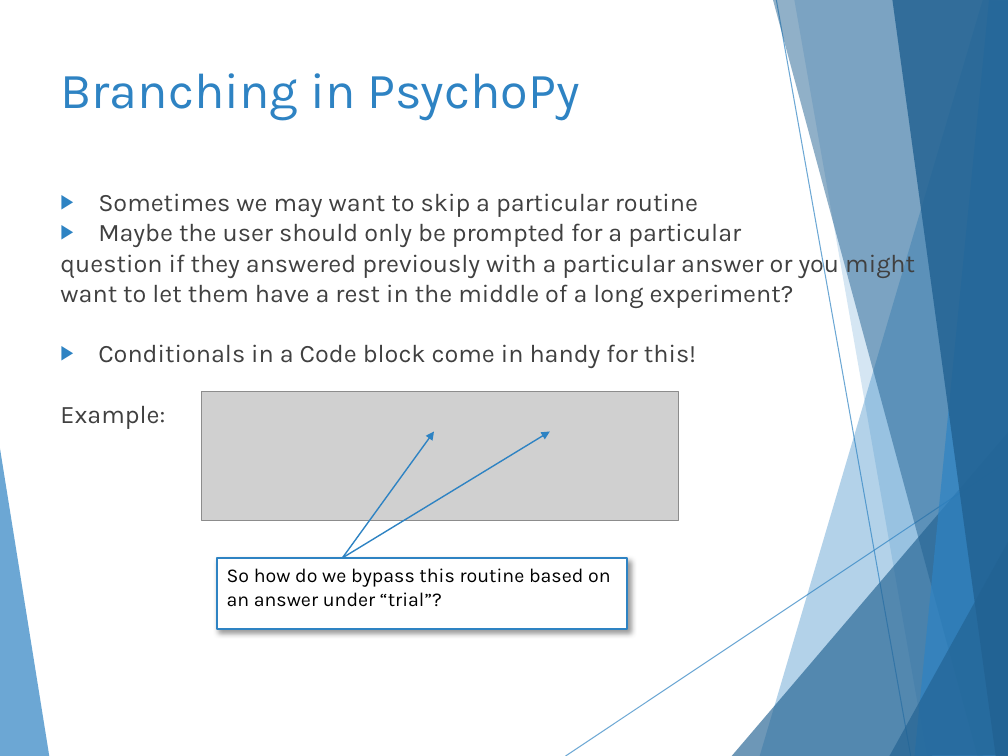
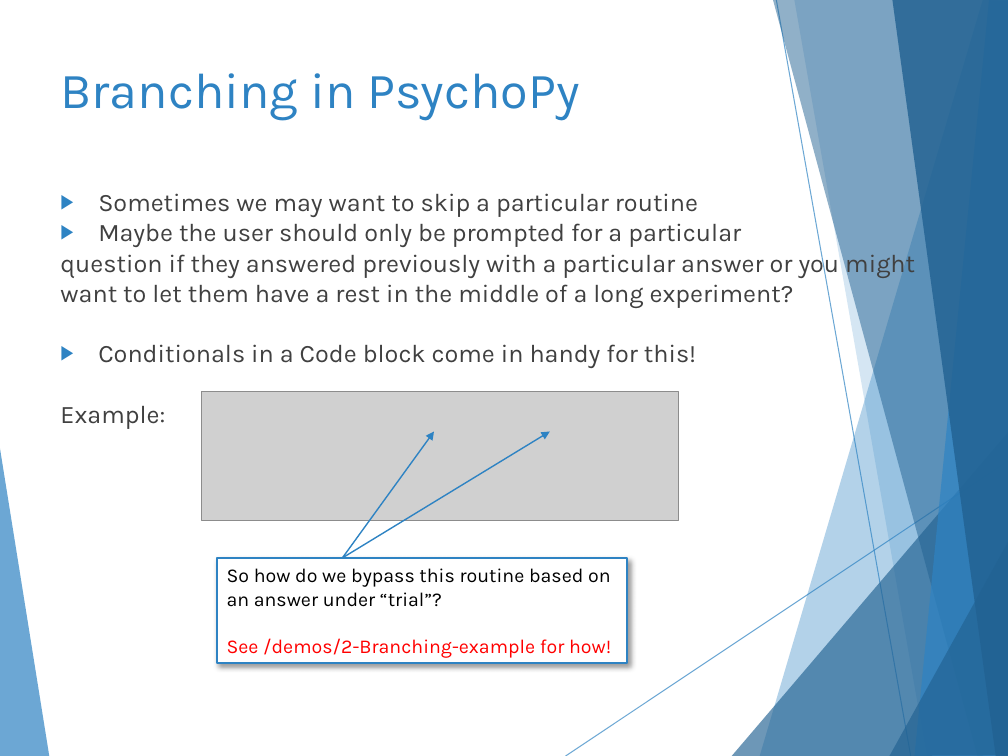
Before and after one commit to hlmpsy/psychopy_training, a slide deck: slide 30 of PsychoPy_FYP/PsychoPy.pptx (slide 28 before the commit). Drawn at 1008x756 pixels with LibreOffice and Linux fonts; fonts in the diff are those of the drawing; grey boxes stand for pictures. Boxes give left, top, right and bottom in pixels: in the first picture for what was removed or moved away, otherwise in the second. Text is boxed around its words. In the diff, an @@ line names an element or a change of style, - is before the commit and + after.

```diff
--- a/PsychoPy_FYP/PsychoPy.pptx
+++ b/PsychoPy_FYP/PsychoPy.pptx
@@ rectangle "So how do we bypass ...": place and size @@
-rectangle "So how do we bypass ..." at bbox=[217, 558, 627, 630]
+rectangle "So how do we bypass ..." at bbox=[217, 558, 627, 663]
@@ text in rectangle at bbox=[227, 638, 611, 658]: paragraph added @@
+See /demos/2-Branching-example for how!
```
Also in this commit, not shown: 7 other slides changed, 1 other file.
